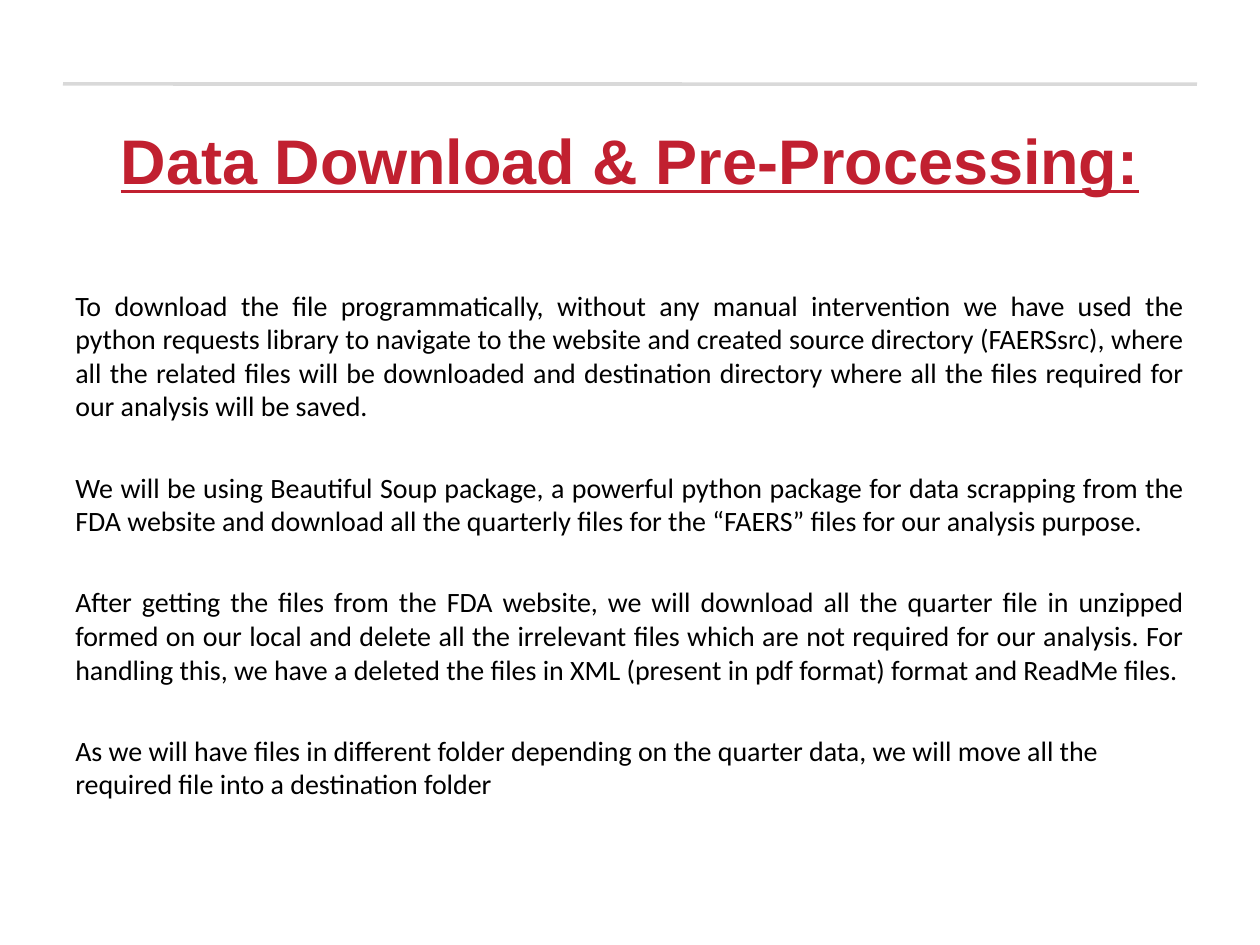
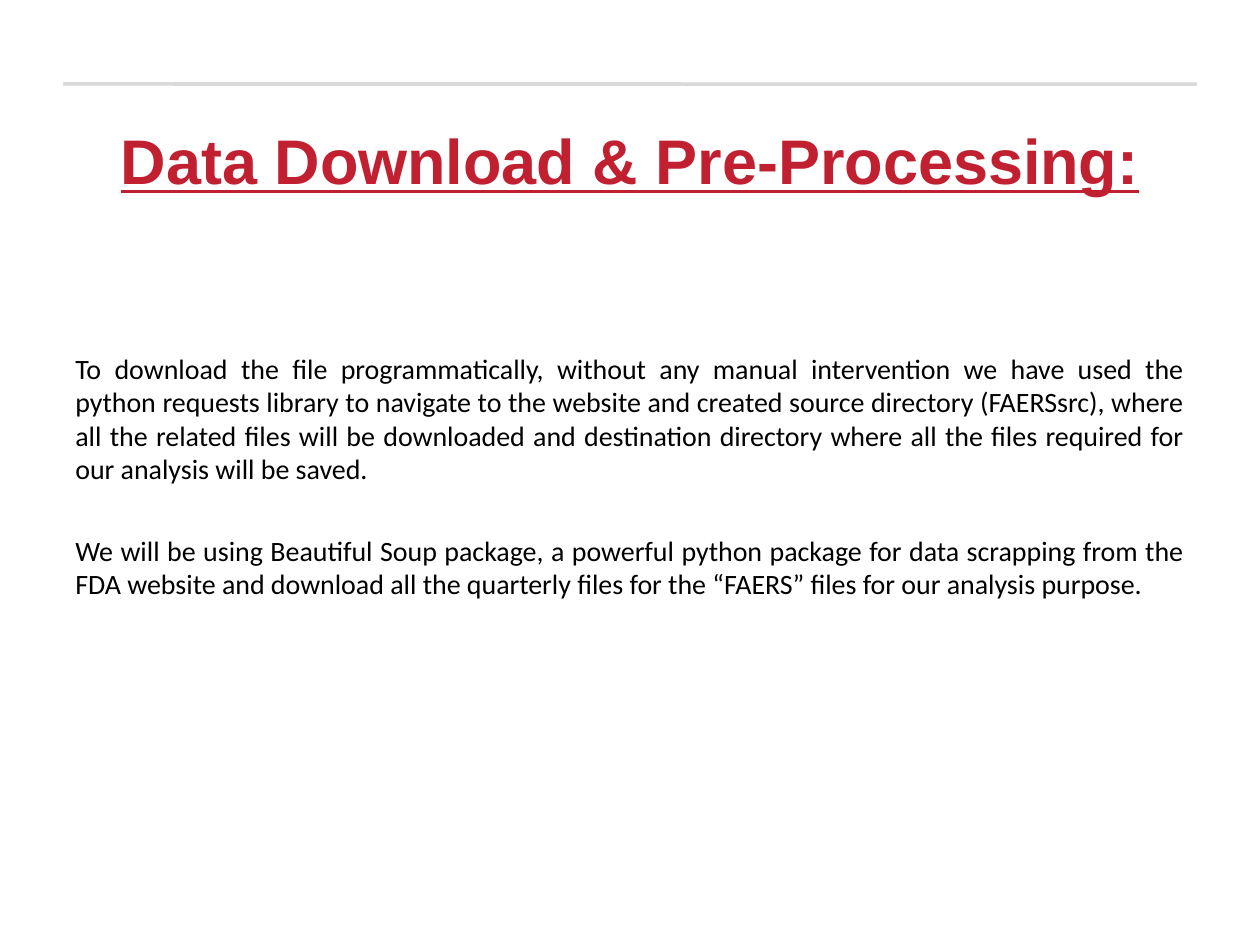
Before and after one commit to prashantvikramsingh/FAERS-FinalProject, a slide deck: slide 8 of Team_1_FinalProject.ppt. Drawn at 1260x945 pixels with LibreOffice and Linux fonts; fonts in the diff are those of the drawing; background and template pictures are left out. Boxes give left, top, right and bottom in pixels: in the first picture for what was removed or moved away, otherwise in the second. Text is boxed around its words. In the diff, an @@ line names an element or a change of style, - is before the commit and + after.

```diff
--- a/Team_1_FinalProject.ppt
+++ b/Team_1_FinalProject.ppt
@@ text "To download the file programmatically, ...": place and size @@
-text "To download the file programmatically, ..." at (75,296,1184,799)
+text "To download the file programmatically, ..." at (75,359,1183,599)
@@ text at (75,592,1184,799): paragraphs removed @@
-After getting the files from the FDA website, we will download all the quarter file in unzipped formed on our local and delete all the irrelevant files which are not required for our analysis. For handling this, we have a deleted the files in XML (present in pdf format) format and ReadMe files.
-As we will have files in different folder depending on the quarter data, we will move all the required file into a destination folder
```
Also in this commit, not shown: 5 other slides changed, 1 other file.
